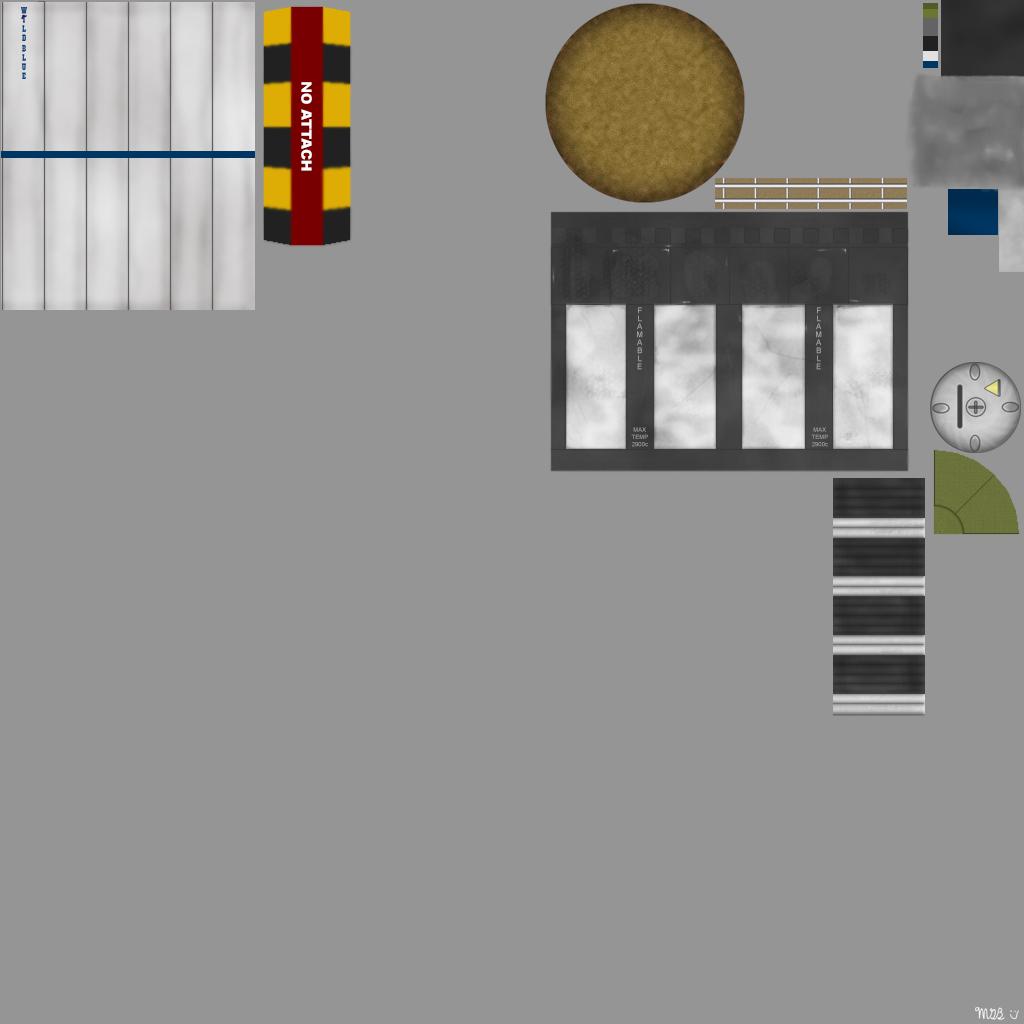
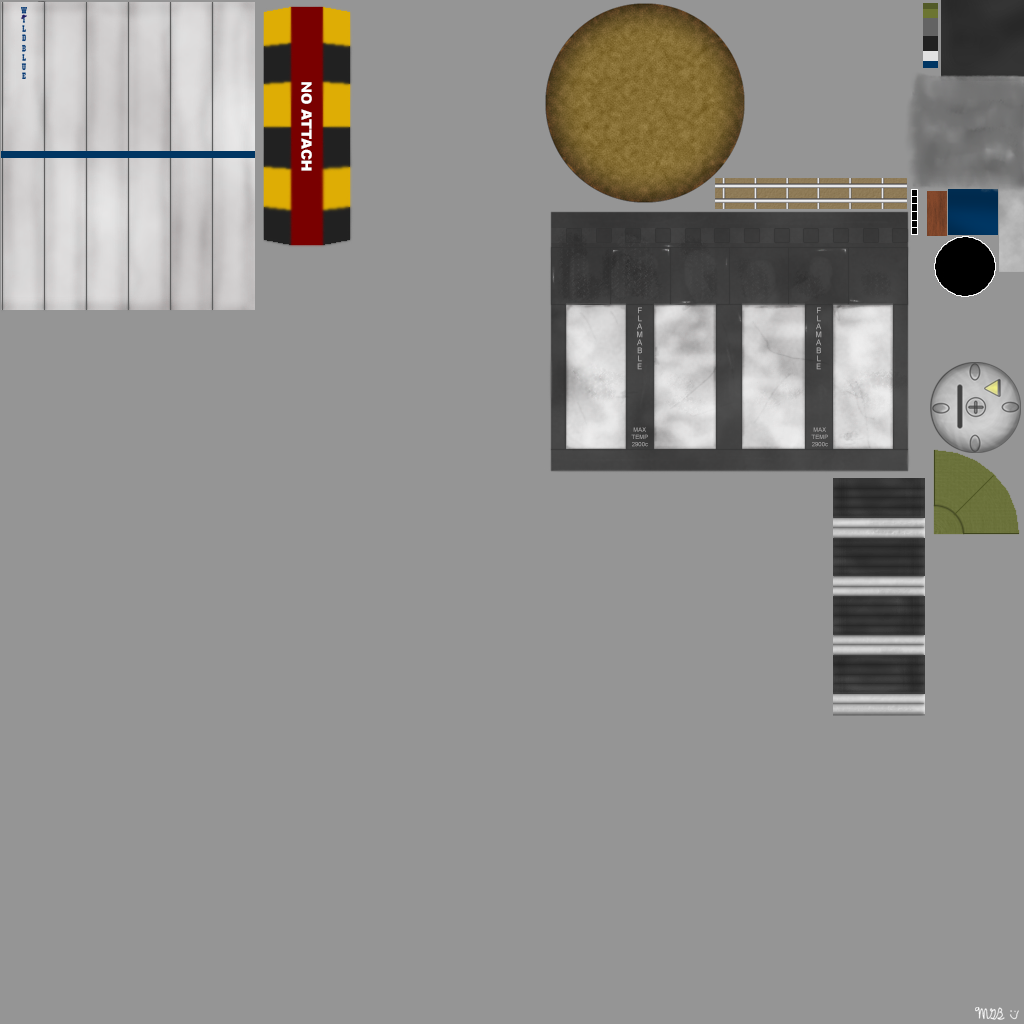
Revision of a layered 1024px x 1024px image; what changed, layer by layer:
added layer "FusionStripe" above "FuionTop" over [911, 189, 979, 240]
added layer "FuionTop" above "Copper" over [930, 232, 996, 297]
added layer "Copper" above "Layer 38 copy" over [927, 191, 947, 236]
